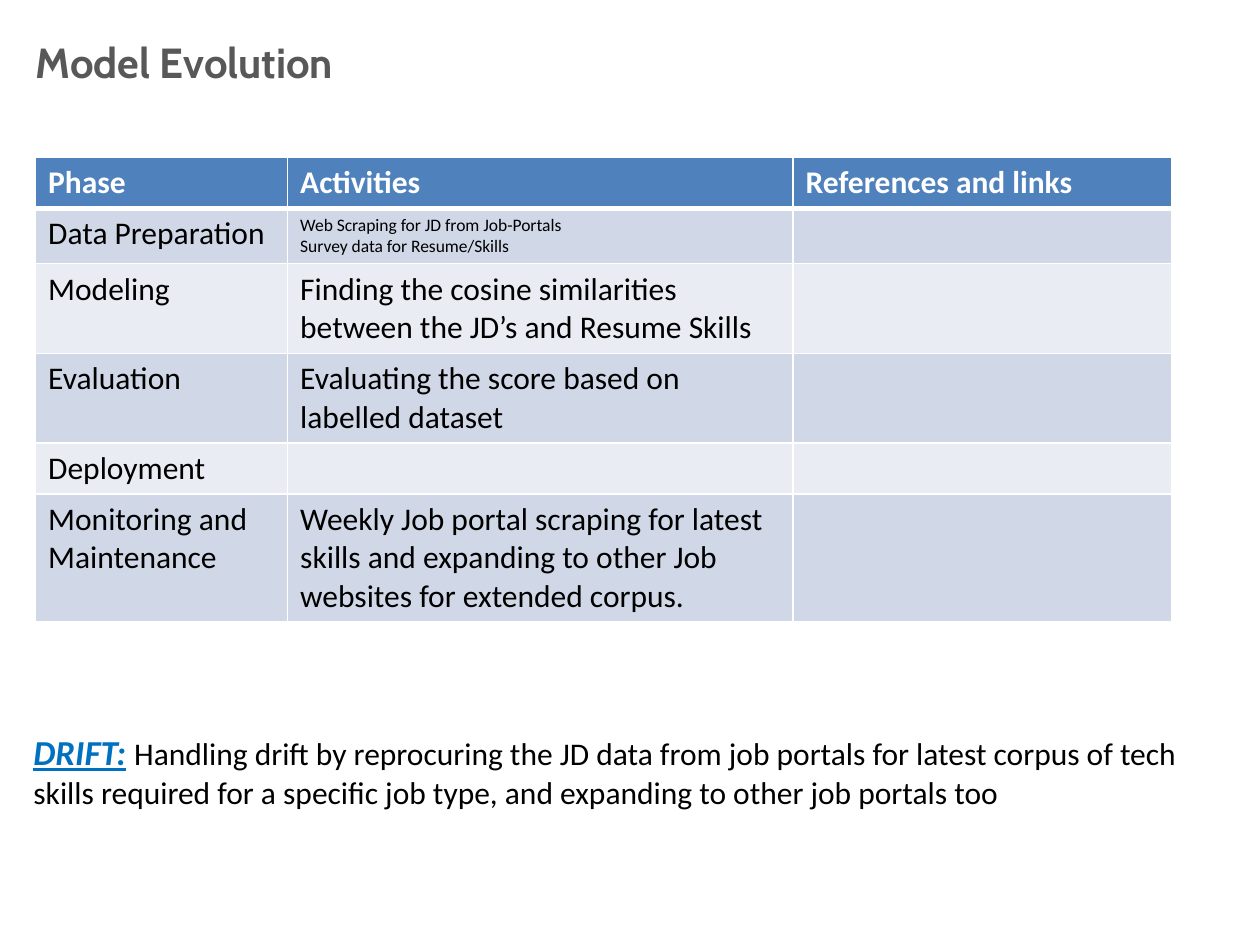
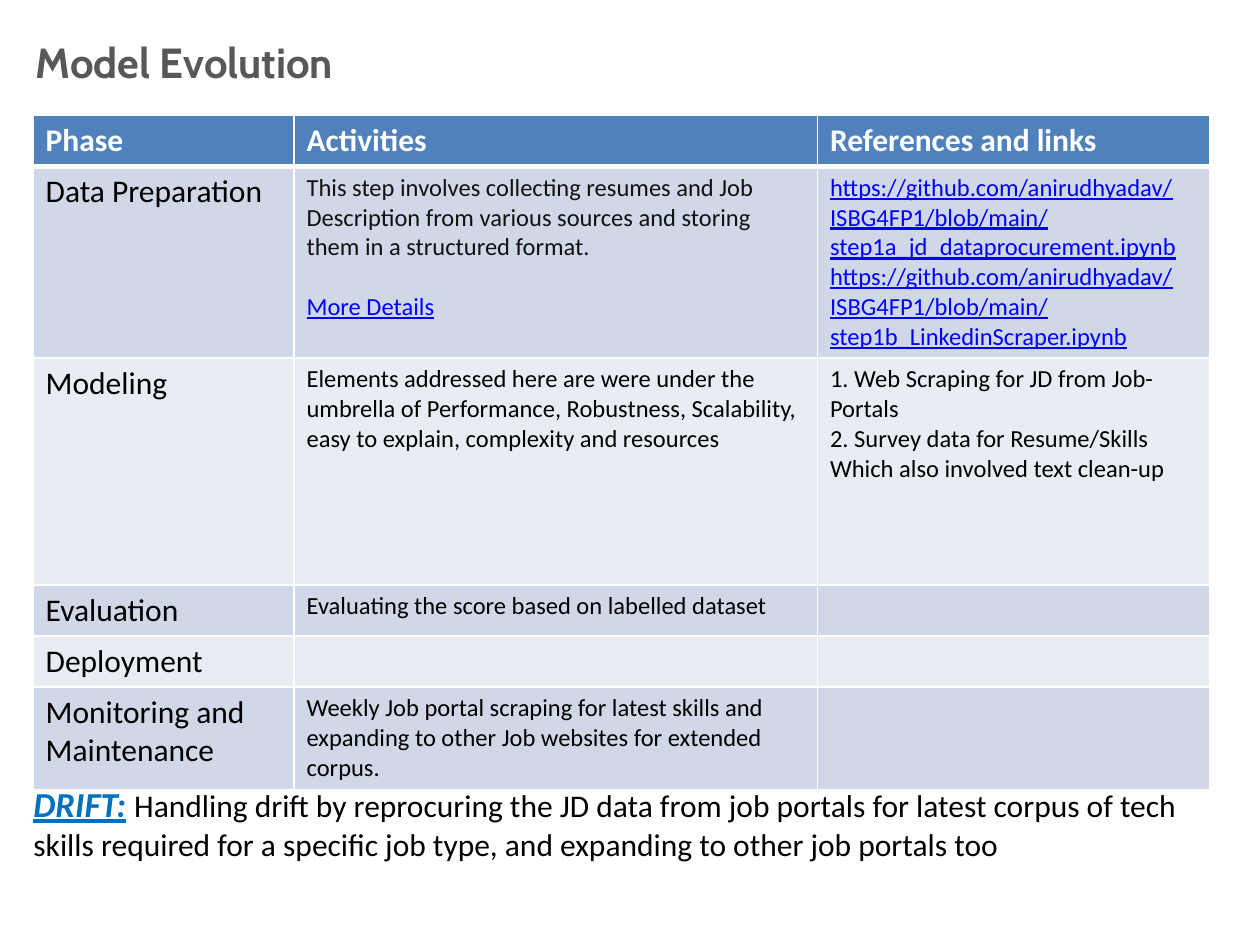
Before and after one commit to anirudhyadav/ISBG4FP1, a slide deck: slide 7 of Foundation_Project_G4__Final_Review_Trending_Jobs.pptx. Drawn at 1260x945 pixels with LibreOffice and Linux fonts; fonts in the diff are those of the drawing; background and template pictures are left out. Boxes give left, top, right and bottom in pixels: in the first picture for what was removed or moved away, otherwise in the second. Text is boxed around its words. In the diff, an @@ line names an element or a change of style, - is before the commit and + after.

```diff
--- a/Foundation_Project_G4__Final_Review_Trending_Jobs.pptx
+++ b/Foundation_Project_G4__Final_Review_Trending_Jobs.pptx
@@ table at (x1=33, y1=116, x2=1208, y2=784) @@
-row 2, column 2: Web Scraping for JD from Job-Portals Survey data for Resume/Skills
+row 2, column 2: This step involves collecting resumes and Job Description from various sources and storing them in a structured format. / More Details
-row 2, column 3: 
+row 2, column 3: https://github.com/anirudhyadav/ISBG4FP1/blob/main/step1a_jd_dataprocurement.ipynb / https://github.com/anirudhyadav/ISBG4FP1/blob/main/step1b_LinkedinScraper.ipynb
-row 3, column 2: Finding the cosine similarities between the JD’s and Resume Skills
+row 3, column 2: Elements addressed here are were under the umbrella of Performance, Robustness, Scalability, easy to explain, complexity and resources
-row 3, column 3: 
+row 3, column 3: 1. Web Scraping for JD from Job-Portals 2. Survey data for Resume/Skills / Which also involved text clean-up
@@ size 18 to 14 pt in "Evaluating the score based on labelled dataset", "Weekly Job portal scraping for latest skills ..." @@
@@ table resized from (x1=35, y1=158, x2=1172, y2=616) to (x1=33, y1=116, x2=1208, y2=784) @@
@@ text "DRIFT: Handling drift by reprocuring ..." rewrapped from (x1=33, y1=742, x2=1176, y2=810) to (x1=33, y1=788, x2=1176, y2=862) @@
```
Also in this commit, not shown: 2 other slides changed, 2 slides added, 1 other file.
